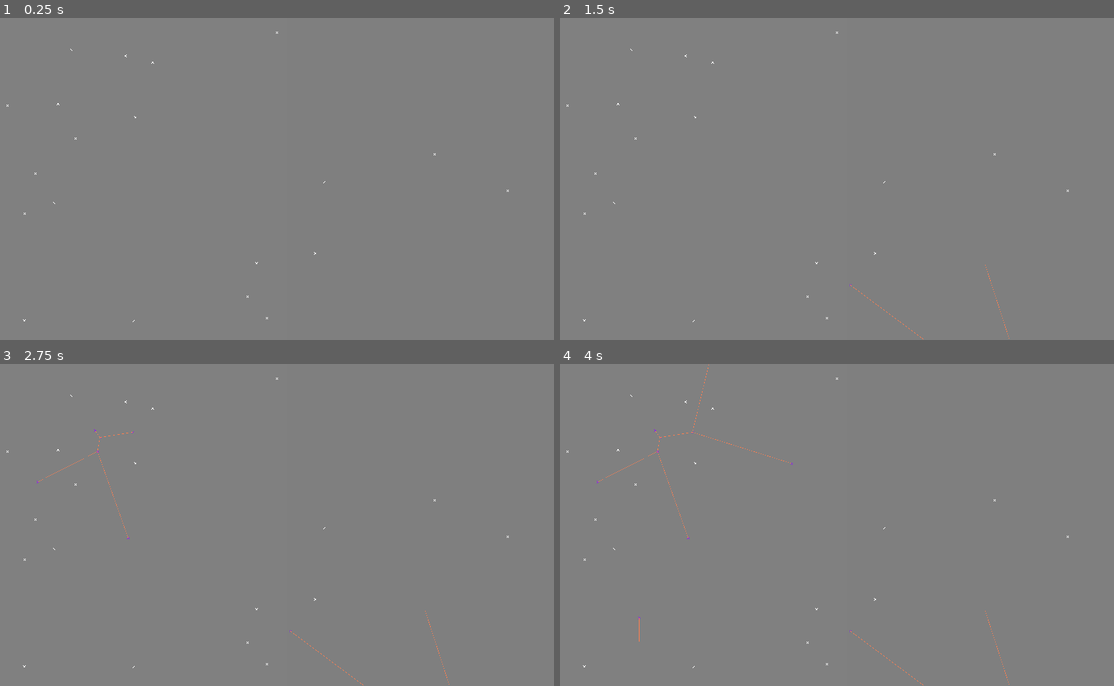
Above: before the commit, frames 1-4 (two rows, left to right).
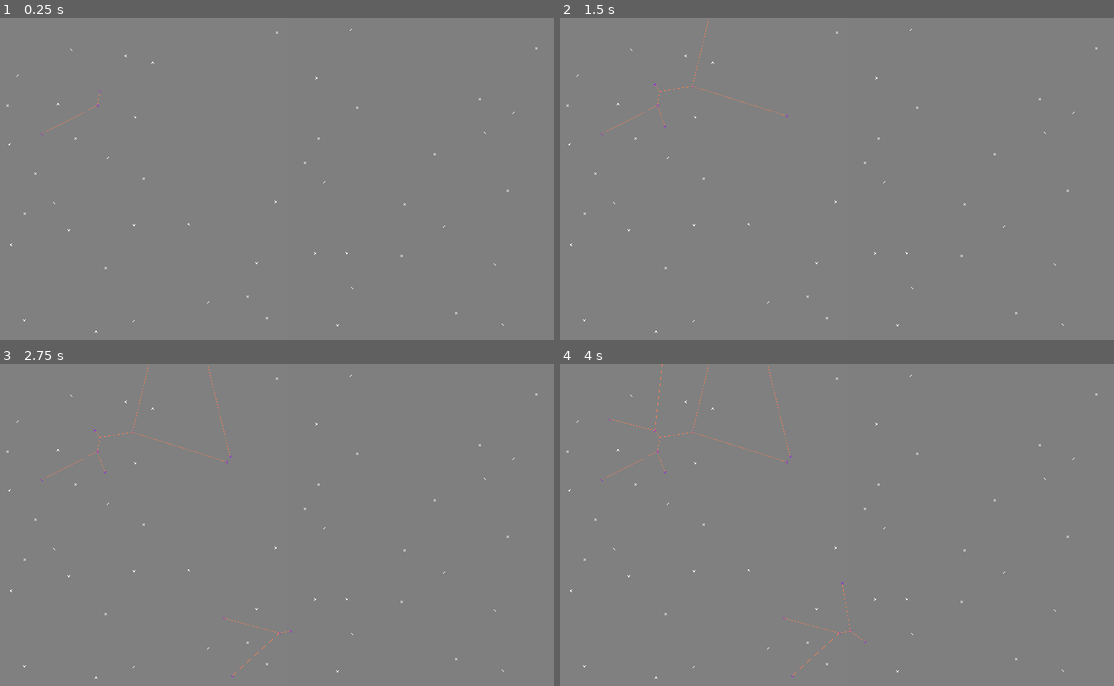
Above: after the commit, the same moments.

Repository: maciulex/First-game-in-godot
Game: Godot game, scene res://minigames/provinces_ripoff/main/main_game.tscn
Same seed, same stepped clock (60 frames per second), same inputs: the game is played once before the commit and once after it.
Inputs:
- Up to frame 1 (0.25 s): no input
- Up to frame 2 (1.5 s): tap Enter at 0.5 s; hold D (right) 0.53-1.28 s; hold E (e) 0.53-1.28 s; tap Space (space) at 1.25 s; hold S (down) from 1.28 s (still down); tap E (e) at 1.35 s
- Up to frame 3 (2.75 s): tap Enter at 2 s; release S (down) at 2.03 s; hold D (right) from 2.03 s (still down); hold Tab (eq) from 2.03 s (still down); tap E (e) at 2.3 s
- Up to frame 4 (4 s): tap Space (space) at 2.75 s; release D (right) at 2.78 s; release Tab (eq) at 2.78 s; hold W (up) 2.78-3.53 s; tap Q (q) at 2.85 s; tap E (e) at 3.05, 3.8 s; tap Enter at 3.5 s; hold A (left) from 3.53 s (still down); hold Space (space) from 3.53 s (still down)

The runs differ from the first frame. In frame 1, less than 0.1% of the frame differs, in the area x 1-98%, y 3-98%; in frame 2, 0.1%; in frame 3, 0.2%; in frame 4, 0.2%, in the area x 1-98%, y 0-100%.
Error in both runs: Invalid type in function 'change_scene_to_file' in base 'SceneTree'. Cannot convert argument 1 from Nil to String. (res://minigames/provinces_ripoff/main/main_…

Commit message:
vornoy working

Diff:
--- a/minigames/provinces_ripoff/main/main_game.gd
+++ b/minigames/provinces_ripoff/main/main_game.gd
@@ -2,7 +2,7 @@
 
 var GlobalData;
 
-var AMOUNT_OF_POINTS : int = 20;
+var AMOUNT_OF_POINTS : int = 50;
 var BOARD_SIZE : Vector2;
 var MARGIN_FOR_POINTS = 20;
 var POINTS_MINIMUM_DISTANCE = 90;
